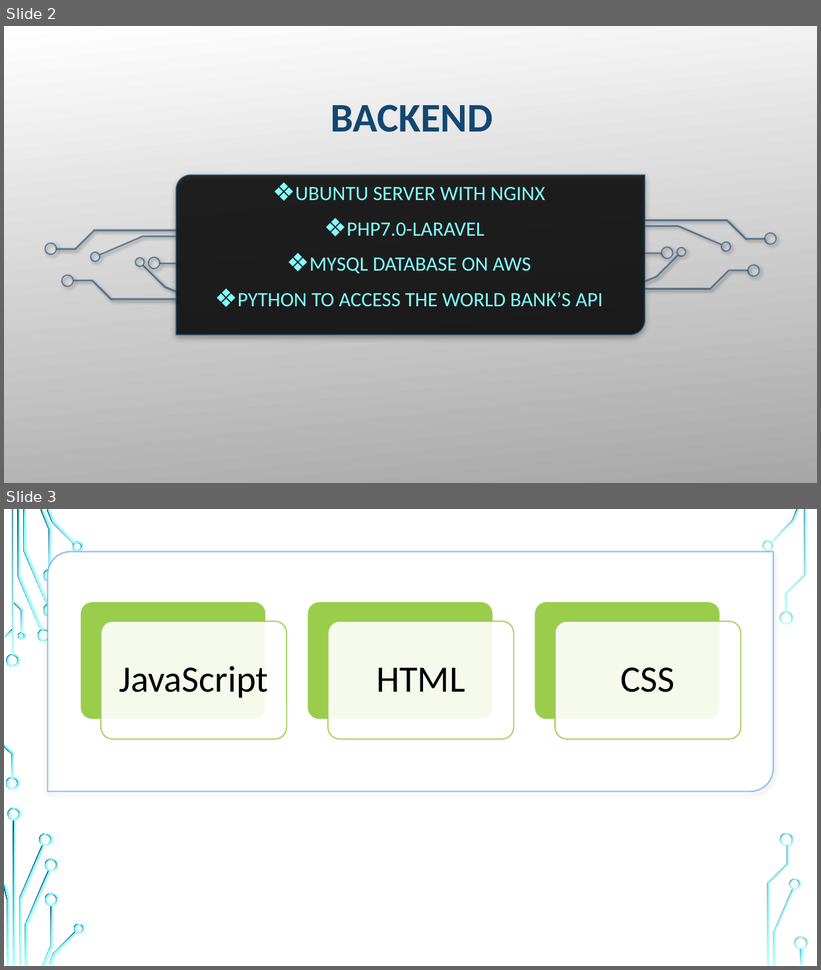
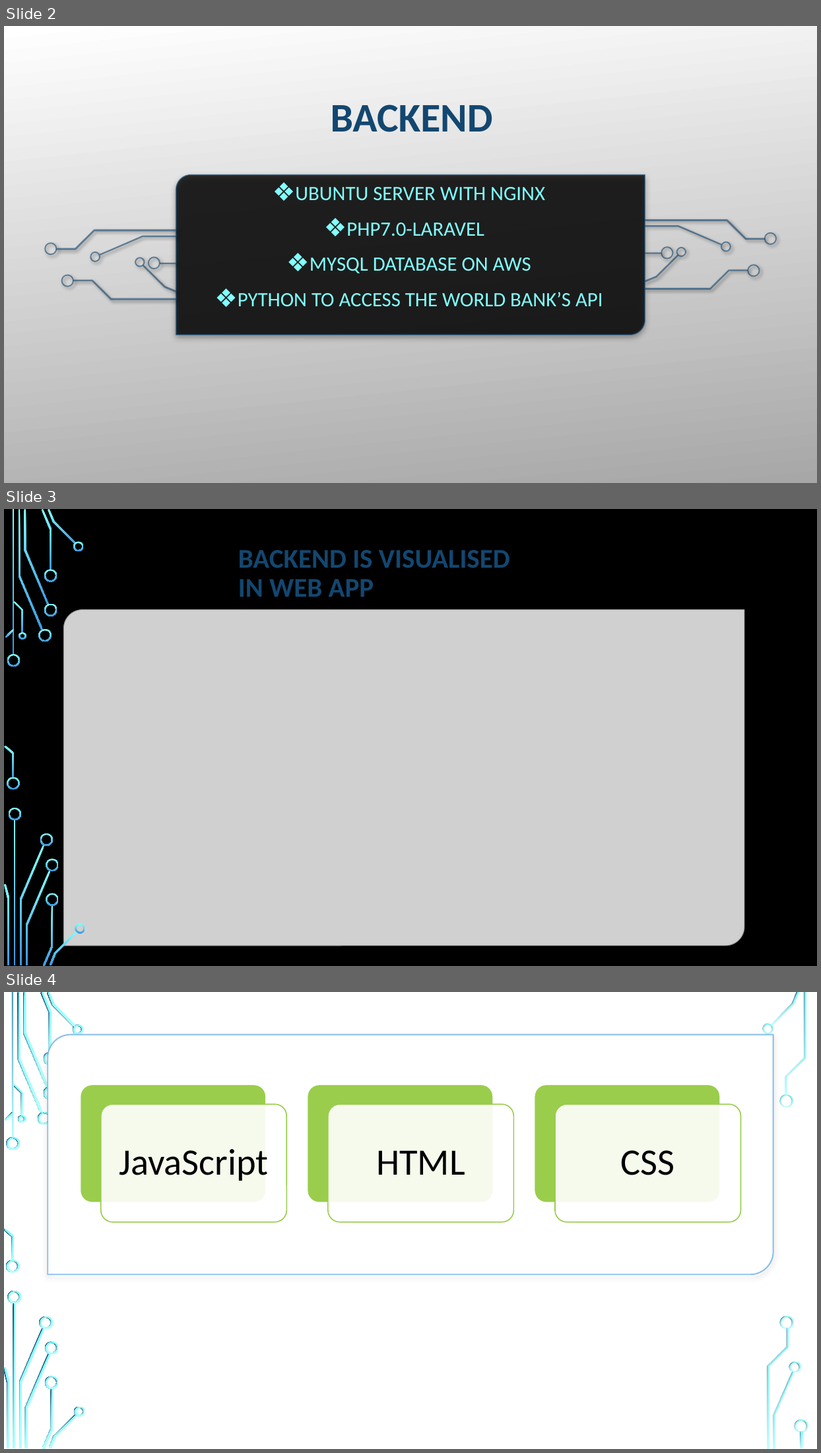
Before and after one commit to glasgow2017/team-5, a slide deck: Presentation/codeforhoodtech.pptx. Shown one above the other, each under a label of ours: slides 2 and 3 before the commit, slides 2, 3 and 4 after it. The pictures are 821x970 and 821x1453 pixels, drawn with LibreOffice and Linux fonts; fonts in the diff are those of the drawing; grey boxes stand for pictures; background and template pictures are left out. Boxes give left, top, right and bottom in pixels: in the first picture for what was removed or moved away, otherwise in the second. Text is boxed around its words. In the diff, an @@ line names an element or a change of style, - is before the commit and + after.

```diff
--- a/Presentation/codeforhoodtech.pptx
+++ b/Presentation/codeforhoodtech.pptx
@@ slide 3 added at box(4, 509, 817, 966), background picture (left out) @@
@@ rectangle added at box(4, 509, 817, 966), fill #000000 @@
@@ title added at box(238, 550, 510, 597), 32 pt, text #134770, bold @@
+BACKEND IS VISUALISED IN WEB APP
@@ picture added at box(64, 609, 745, 946) @@
@@ group added at box(4, 509, 85, 966): 24 freeform shapes, 2 rectangles @@
@@ group added at box(4, 509, 805, 966): 14 freeform shapes, 3 rectangles @@
@@ what was slide 3 is now slide 4 @@
```
Also in this commit, not shown: 1 slide changed, 2 other slides added, 1 other file.
